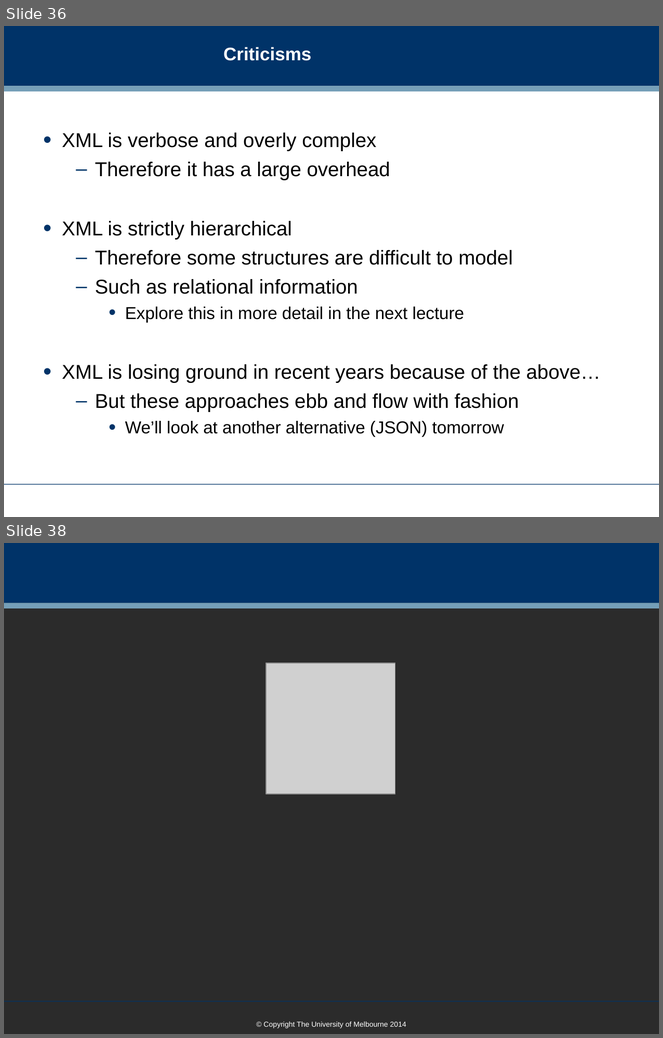
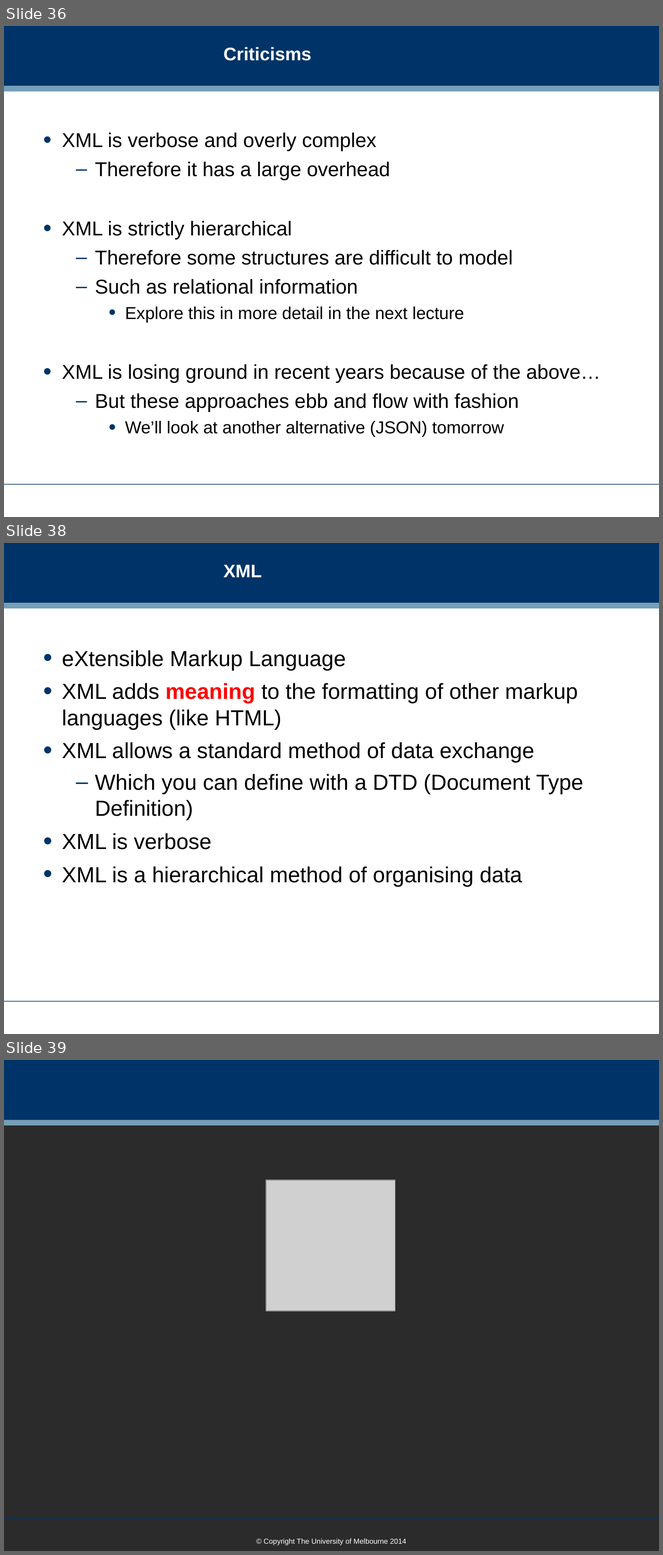
Before and after one commit to dreamind/ix, a slide deck: lectures/representing-data/xml.ppt. Shown one above the other, each under a label of ours: slides 36 and 38 before the commit, slides 36, 38 and 39 after it; the slides between them are not shown. The pictures are 663x1038 and 663x1555 pixels, drawn with LibreOffice and Linux fonts; fonts in the diff are those of the drawing; grey boxes stand for pictures; background and template pictures are left out; a plain dark background stands for a picture behind light text. Boxes give left, top, right and bottom in pixels: in the first picture for what was removed or moved away, otherwise in the second. Text is boxed around its words. In the diff, an @@ line names an element or a change of style, - is before the commit and + after.

```diff
--- a/lectures/representing-data/xml.ppt
+++ b/lectures/representing-data/xml.ppt
@@ slide 38 added at [4,543,659,1034], background #FFFFFF; not listed: 3 template elements that a slide beside it also shows @@
@@ title added at [223,565,262,577], 20 pt, text #FFFFFF, bold @@
+XML
@@ text added at [62,650,584,887], 24 pt, text #000000 @@
+• eXtensible Markup Language
+• XML adds meaning to the formatting of other markup languages (like HTML)
+• XML allows a standard method of data exchange
+  – Which you can define with a DTD (Document Type Definition)
+• XML is verbose
+• XML is a hierarchical method of organising data
@@ what was slide 38 is now slide 39 @@
```
Also in this commit, not shown: 8 slides changed, 2 other files.
